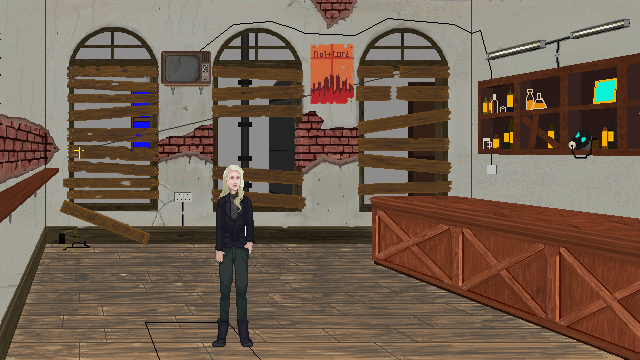
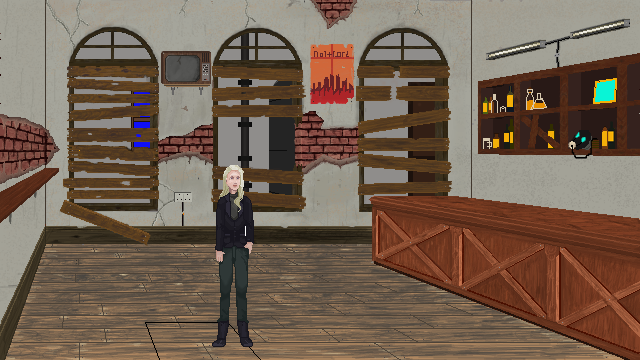
The second 640px x 360px image is a revision of the first. Changes to its layers:
hid "wires", painted on it over [59, 18, 497, 254]
hid "vanishing" over [74, 62, 448, 159]
painted on "wall2" over [45, 0, 424, 225]
